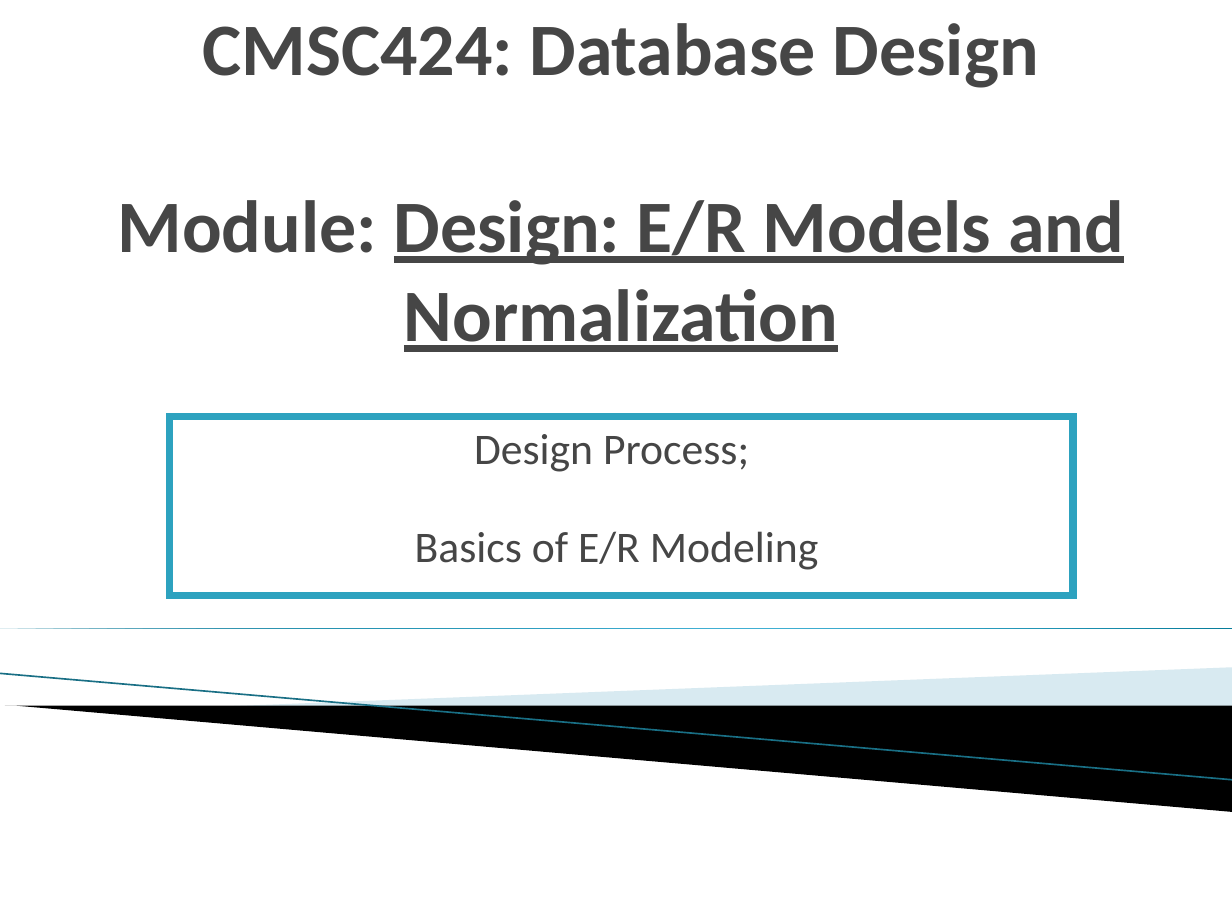
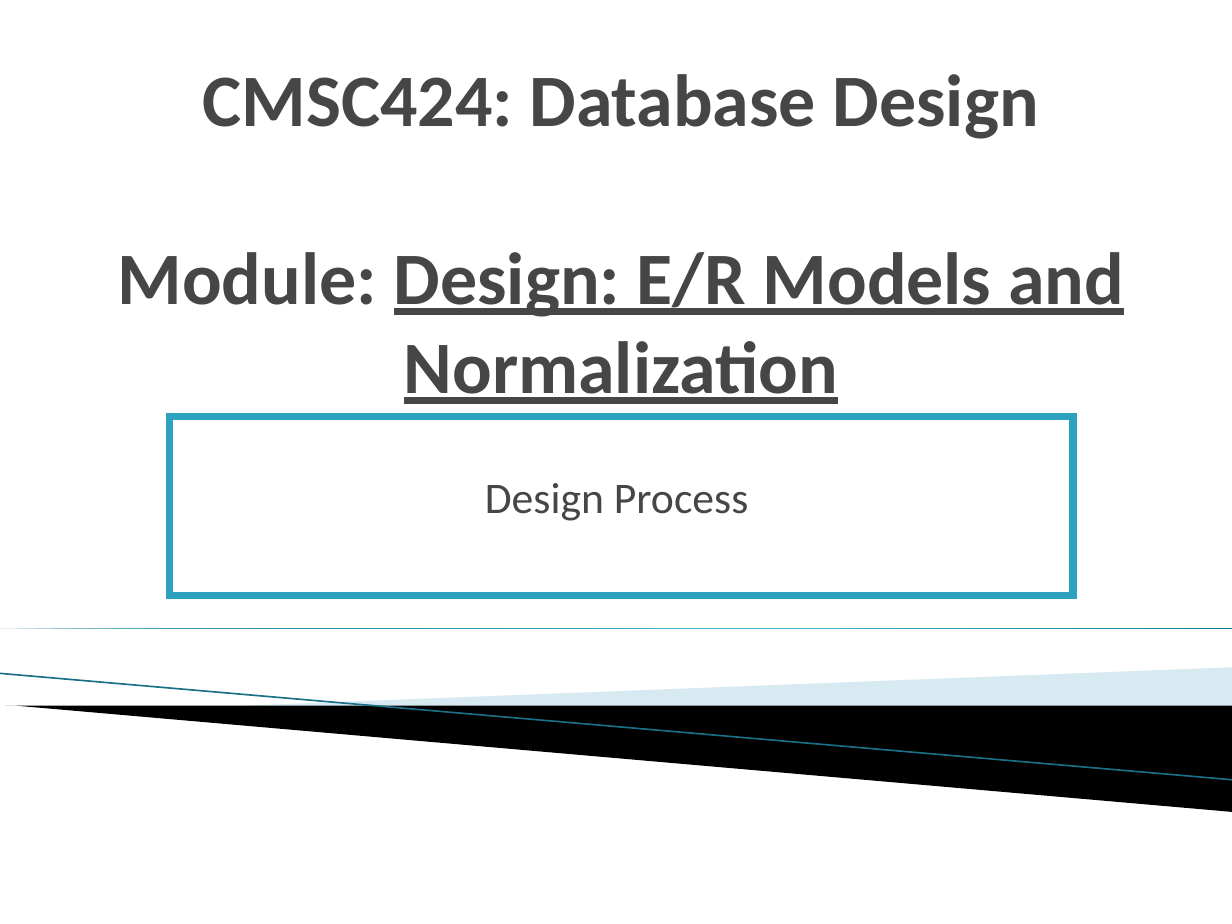
Before and after one commit to umddb/cmsc424-fall2021, a slide deck: slide 1 of Slides/03-E-R-Normalization.pptx. Drawn at 1232x924 pixels with LibreOffice and Linux fonts; fonts in the diff are those of the drawing; background and template pictures are left out. Boxes give left, top, right and bottom in pixels: in the first picture for what was removed or moved away, otherwise in the second. Text is boxed around its words. In the diff, an @@ line names an element or a change of style, - is before the commit and + after.

```diff
--- a/Slides/03-E-R-Normalization.pptx
+++ b/Slides/03-E-R-Normalization.pptx
@@ title "CMSC424: Database Design Module: Design: ...": place and size @@
-title "CMSC424: Database Design Module: Design: ..." at (118, 23, 1124, 352)
+title "CMSC424: Database Design Module: Design: ..." at (118, 74, 1124, 404)
@@ text in rectangle at (485, 483, 748, 521): text changed @@
-Design Process;
-Basics of E/R Modeling
+Design Process
```
Also in this commit, not shown: 4 other slides changed, 5 slides added, 1 slide removed, 1 other file.
